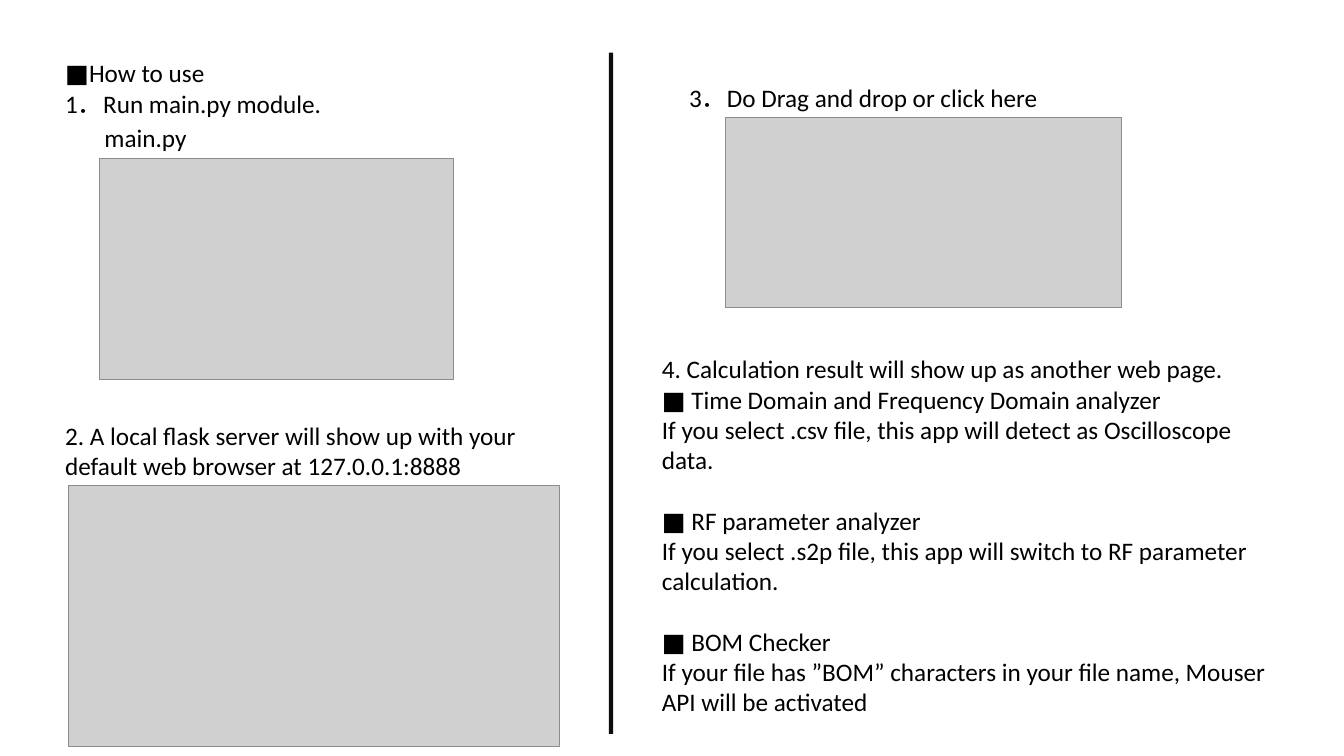
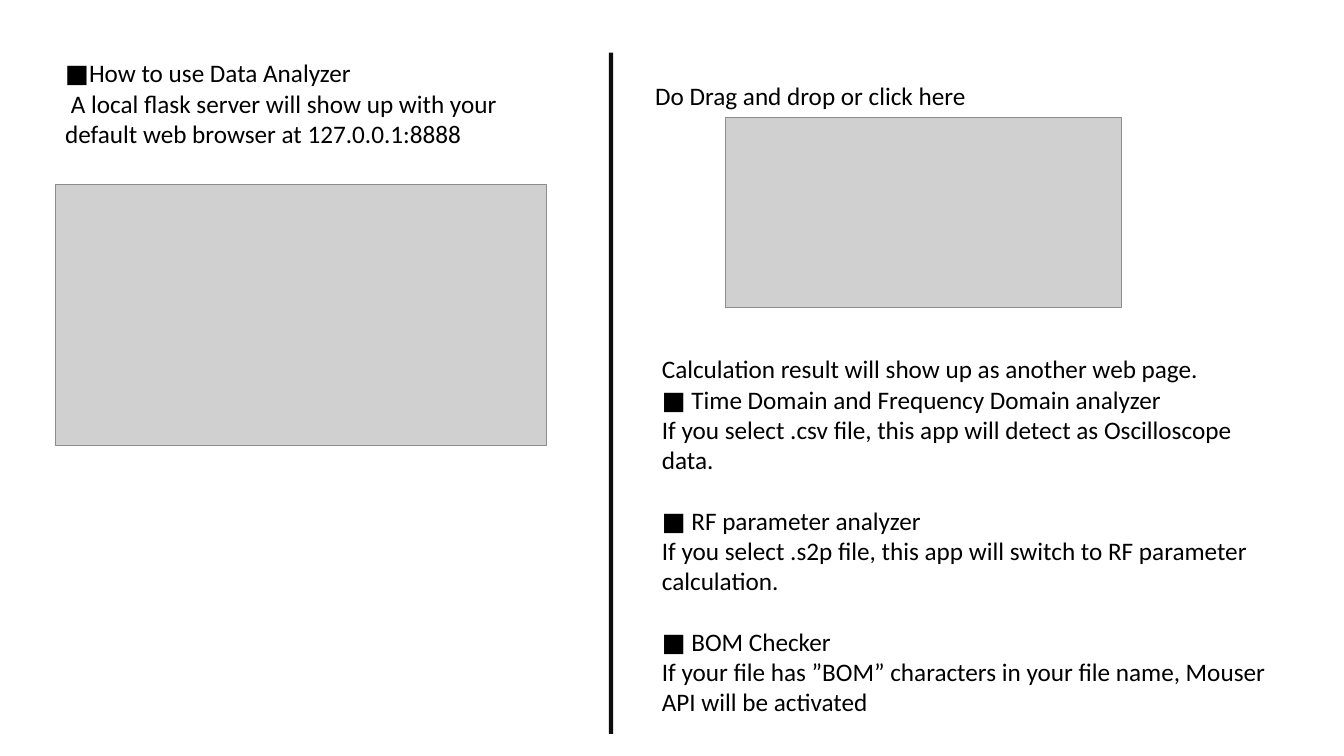
Before and after one commit to pekepeke312/PhotonicTool, a slide deck: slide 2 of HowtoInstall.ppt. Drawn at 1344x756 pixels with LibreOffice and Linux fonts; fonts in the diff are those of the drawing; grey boxes stand for pictures. Boxes give left, top, right and bottom in pixels: in the first picture for what was removed or moved away, otherwise in the second. Text is boxed around its words. In the diff, an @@ line names an element or a change of style, - is before the commit and + after.

```diff
--- a/HowtoInstall.ppt
+++ b/HowtoInstall.ppt
@@ text at [65, 64, 496, 144]: text changed @@
-■How to use
-1．Run main.py module.
-2. A local flask server will show up with your default web browser at 127.0.0.1:8888
+■How to use Data Analyzer
+A local flask server will show up with your default web browser at 127.0.0.1:8888
@@ text at [655, 87, 966, 110]: text changed @@
-3．Do Drag and drop or click here
+Do Drag and drop or click here
@@ text removed at [104, 129, 186, 151] @@
-main.py
@@ picture: place and size @@
-picture at [100, 158, 453, 380]
+picture at [55, 184, 547, 445]
@@ text at [662, 360, 1198, 383]: text changed @@
-4. Calculation result will show up as another web page.
+Calculation result will show up as another web page.
@@ picture removed at [69, 486, 559, 747] @@
```
Also in this commit, not shown: 1 slide added, 1 slide removed, 2 other files.
